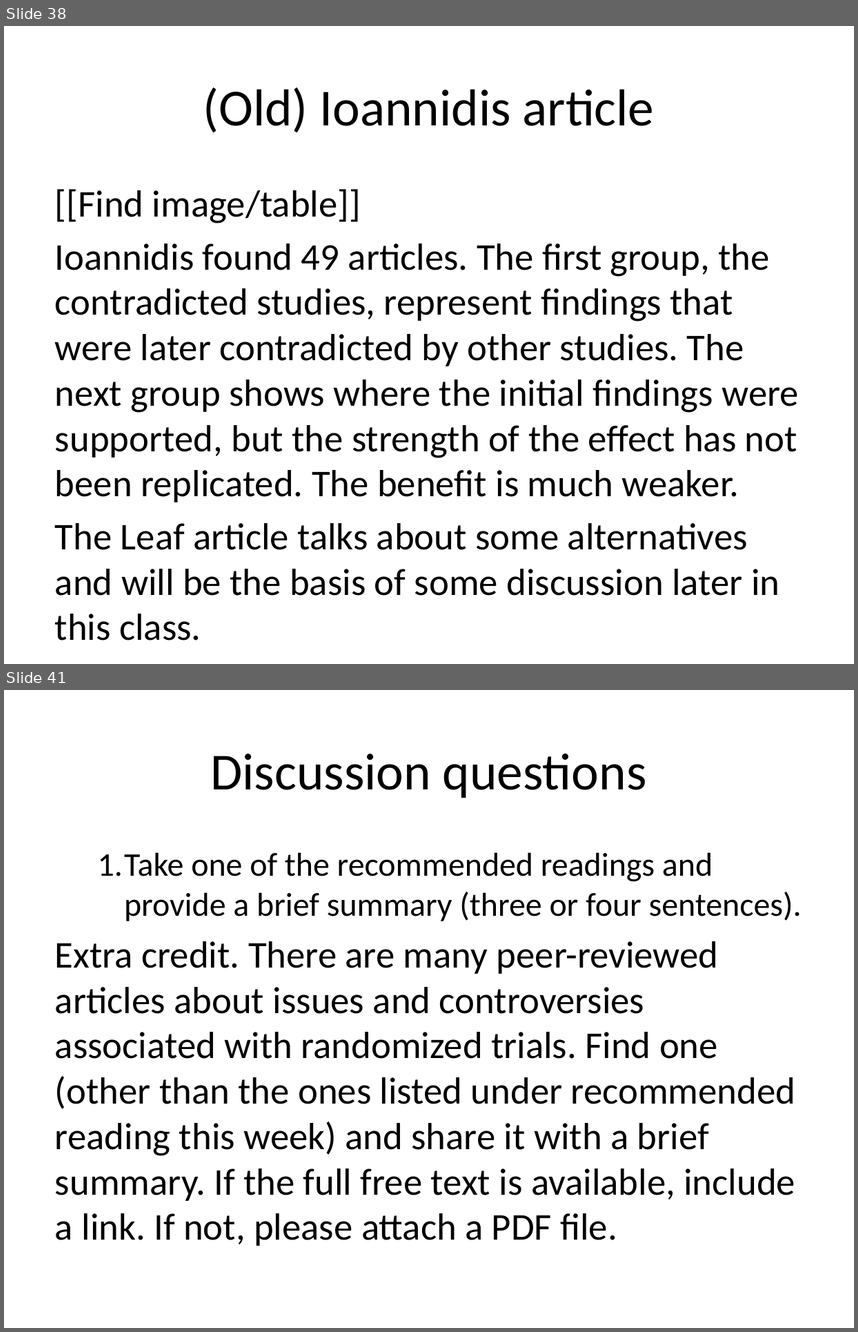
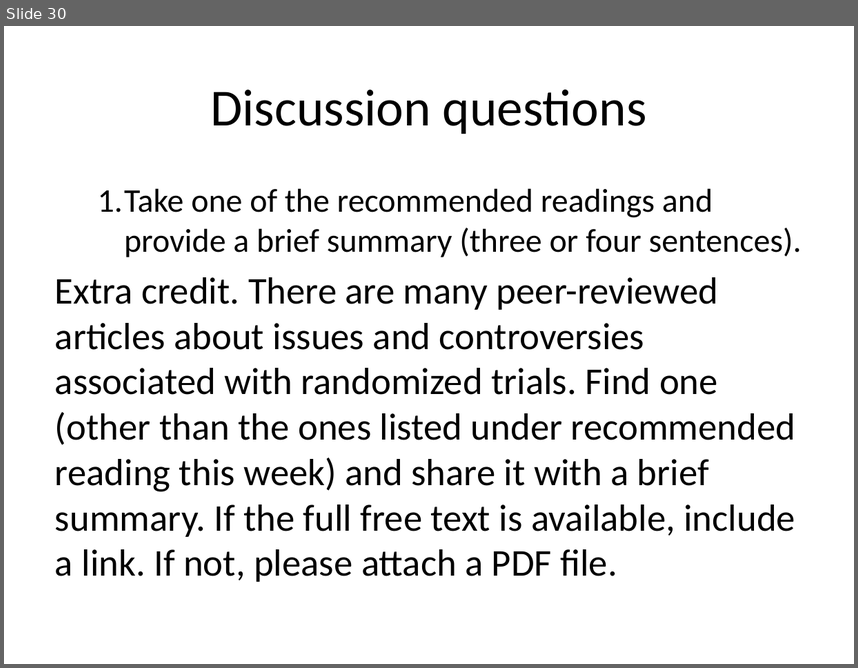
Before and after one commit to classes-medb/5510, a slide deck: src/video-04-randomized-trials.pptx. Shown one above the other, each under a label of ours: slides 38 and 41 before the commit, slide 30 after it; the slides between them are not shown. The pictures are 858x1332 and 858x668 pixels, drawn with LibreOffice and Linux fonts; fonts in the diff are those of the drawing. Boxes give left, top, right and bottom in pixels: in the first picture for what was removed or moved away, otherwise in the second. Text is boxed around its words. In the diff, an @@ line names an element or a change of style, - is before the commit and + after.

```diff
--- a/src/video-04-randomized-trials.pptx
+++ b/src/video-04-randomized-trials.pptx
@@ slide 38 removed at <box>4,26,854,664</box>, background #FFFFFF @@
@@ title removed at <box>203,87,655,133</box> @@
-(Old) Ioannidis article
@@ text removed at <box>55,189,799,595</box> @@
-[[Find image/table]]
-Ioannidis found 49 articles. The first group, the contradicted studies, represent findings that were later contradicted by other studies. The next group shows where the initial findings were supported, but the strength of the effect has not been replicated. The benefit is much weaker.
-The Leaf article talks about some alternatives and will be the basis of some discussion later in this class.
@@ what was slide 41 is now slide 30 @@
```
Also in this commit, not shown: 9 slides changed, 8 slides added, 18 other slides removed, 11 other files.
